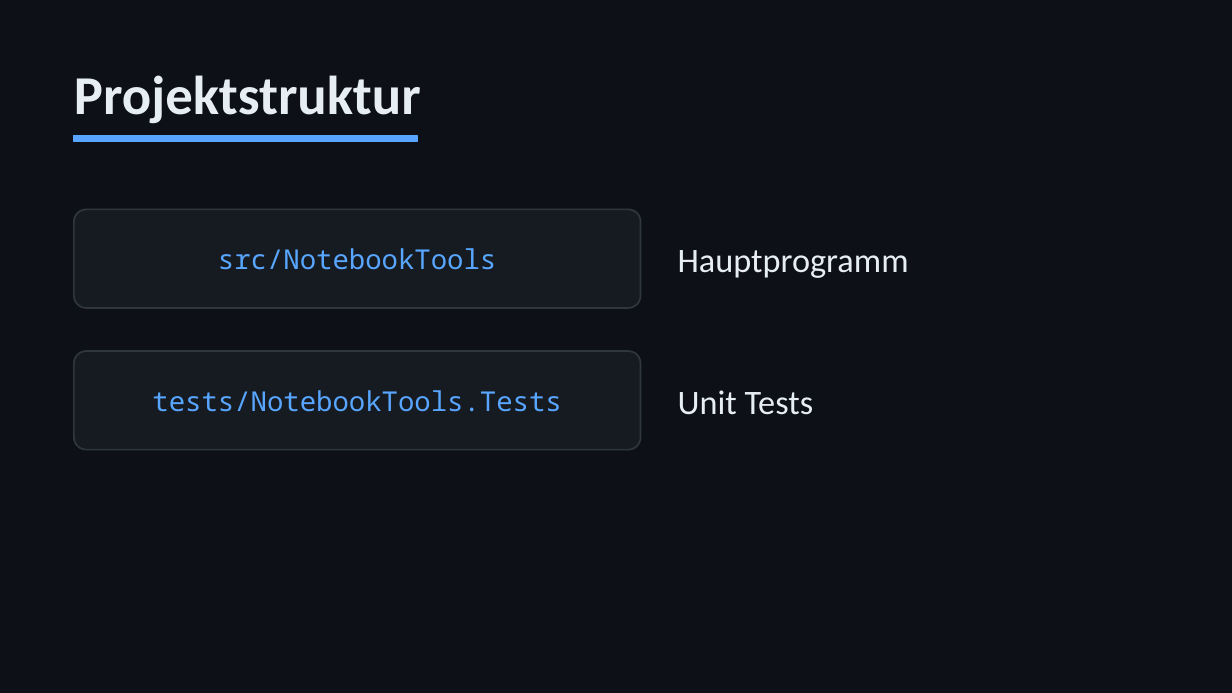
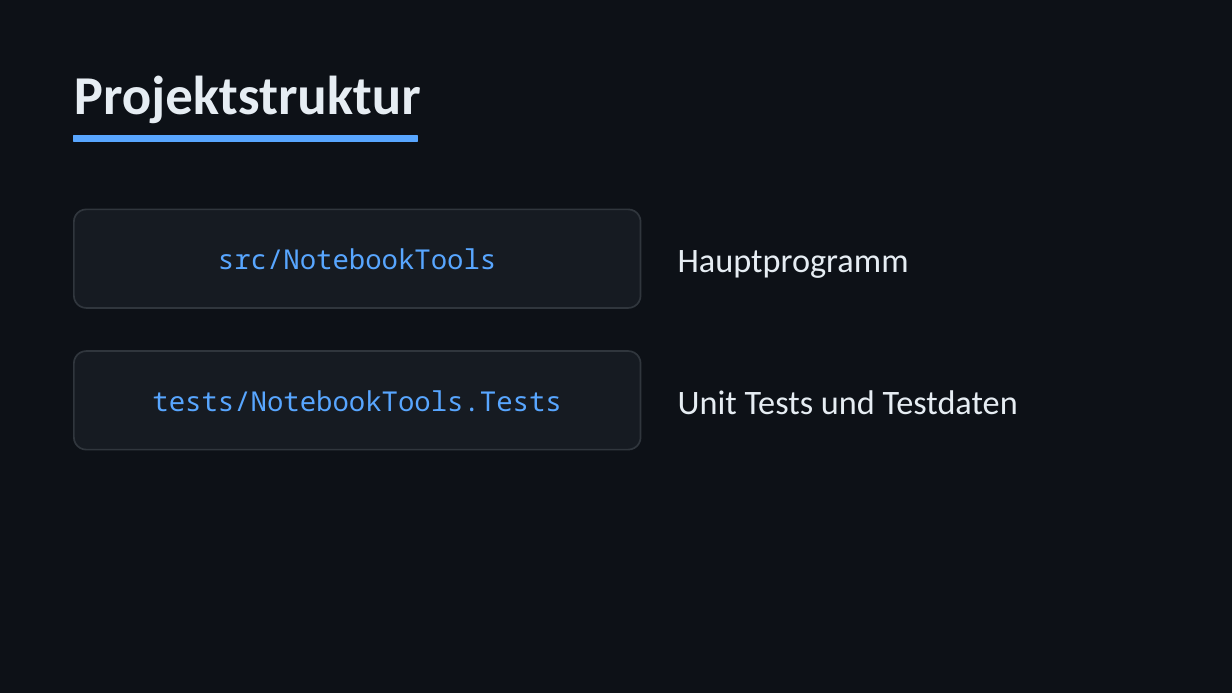
Before and after one commit to Mariuschh/notebookTools, a slide deck: slide 4 of docs/notebookTools.pptx. Drawn at 1232x693 pixels with LibreOffice and Linux fonts; fonts in the diff are those of the drawing. Boxes give left, top, right and bottom in pixels: in the first picture for what was removed or moved away, otherwise in the second. Text is boxed around its words. In the diff, an @@ line names an element or a change of style, - is before the commit and + after.

```diff
--- a/docs/notebookTools.pptx
+++ b/docs/notebookTools.pptx
@@ text at box(678, 390, 1018, 415): text changed @@
-Unit Tests
+Unit Tests und Testdaten
```
Also in this commit, not shown: 1 other slide changed, 2 other files.
